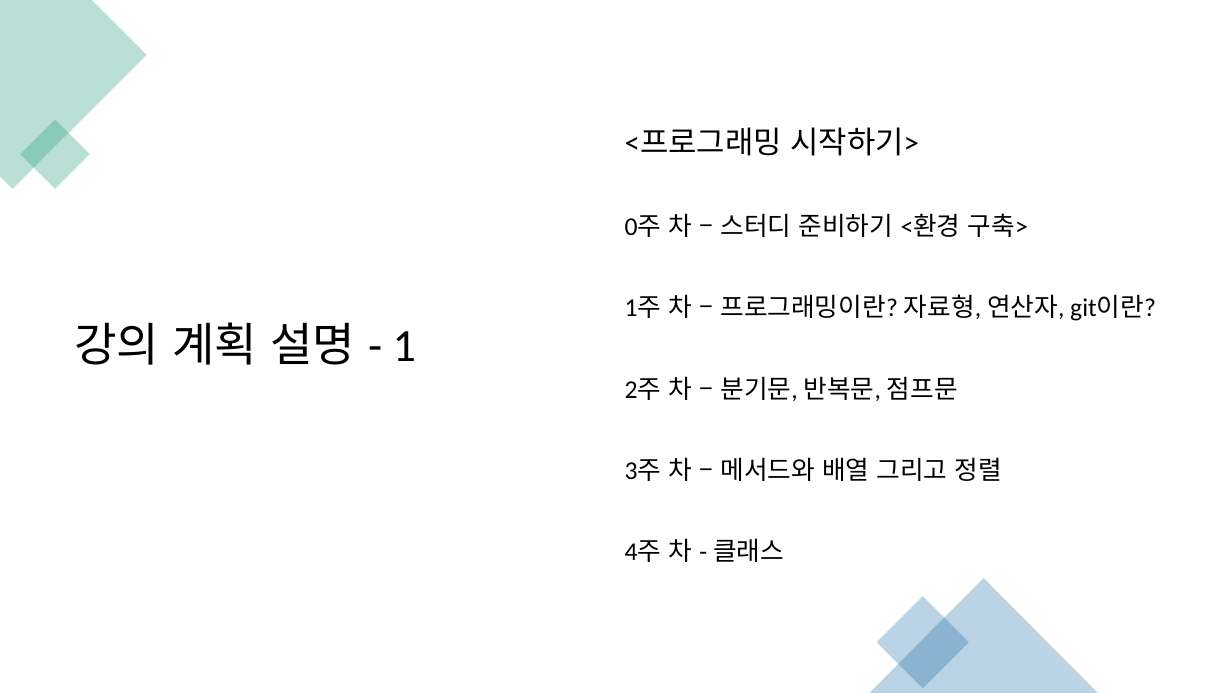
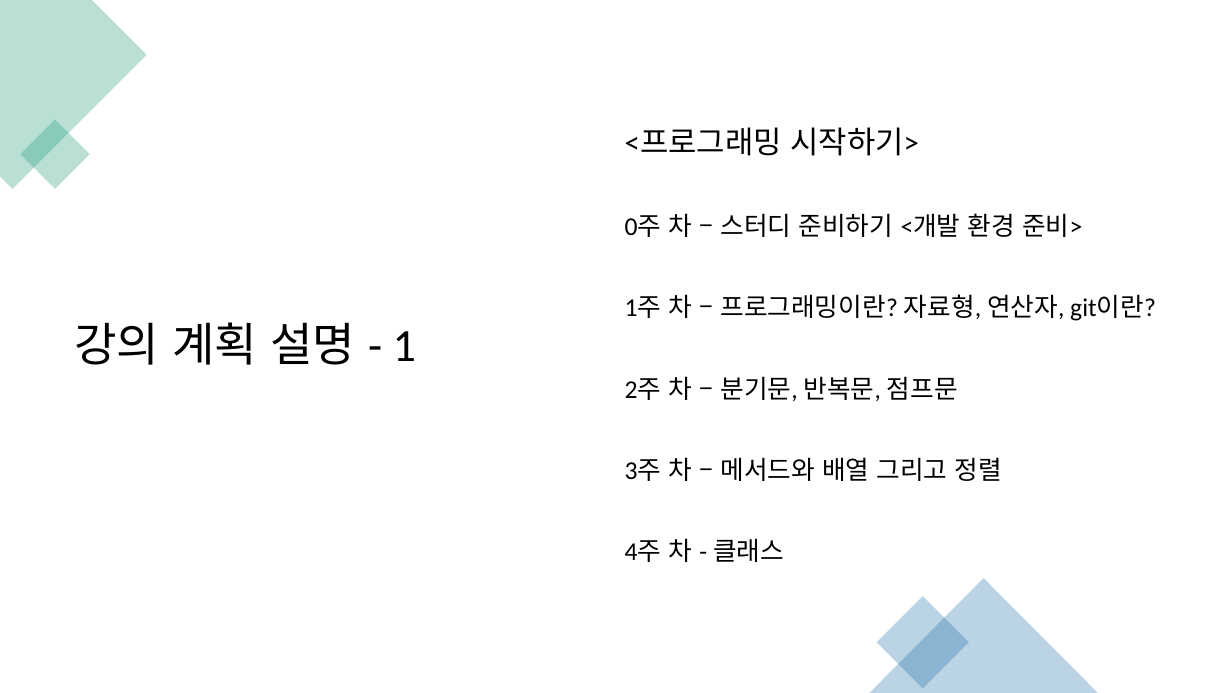
Before and after one commit to kjh99660/Study_powerpoint, a slide deck: slide 5 of c# 및 유니티 스터디 기초반_스터디개요.pptx. Drawn at 1232x693 pixels with LibreOffice and Linux fonts; fonts in the diff are those of the drawing. Boxes give left, top, right and bottom in pixels: in the first picture for what was removed or moved away, otherwise in the second. Text is boxed around its words. In the diff, an @@ line names an element or a change of style, - is before the commit and + after.

Commit message:
1,2주차 스터디 ppt 내용 수정 개용 내용 추가

```diff
--- a/c# 및 유니티 스터디 기초반_스터디개요.pptx
+++ b/c# 및 유니티 스터디 기초반_스터디개요.pptx
@@ text at box(625, 213, 1082, 237): text changed @@
-0주 차 – 스터디 준비하기 <환경 구축>
+0주 차 – 스터디 준비하기 <개발 환경 준비>
```
Also in this commit, not shown: 2 other slides changed, 4 other files.
